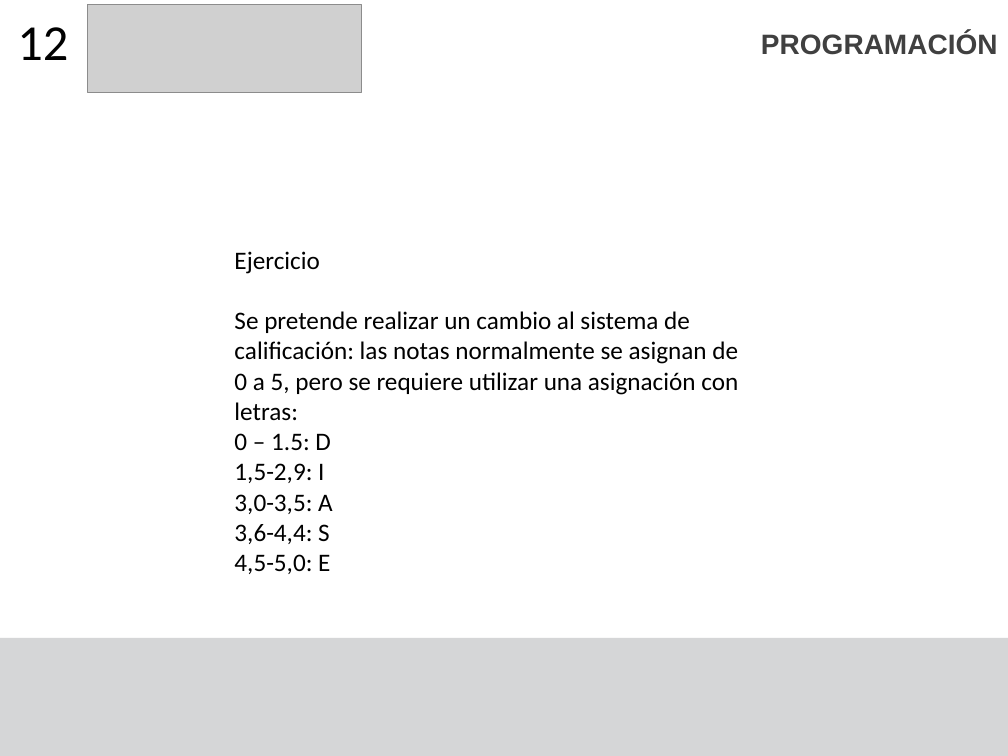
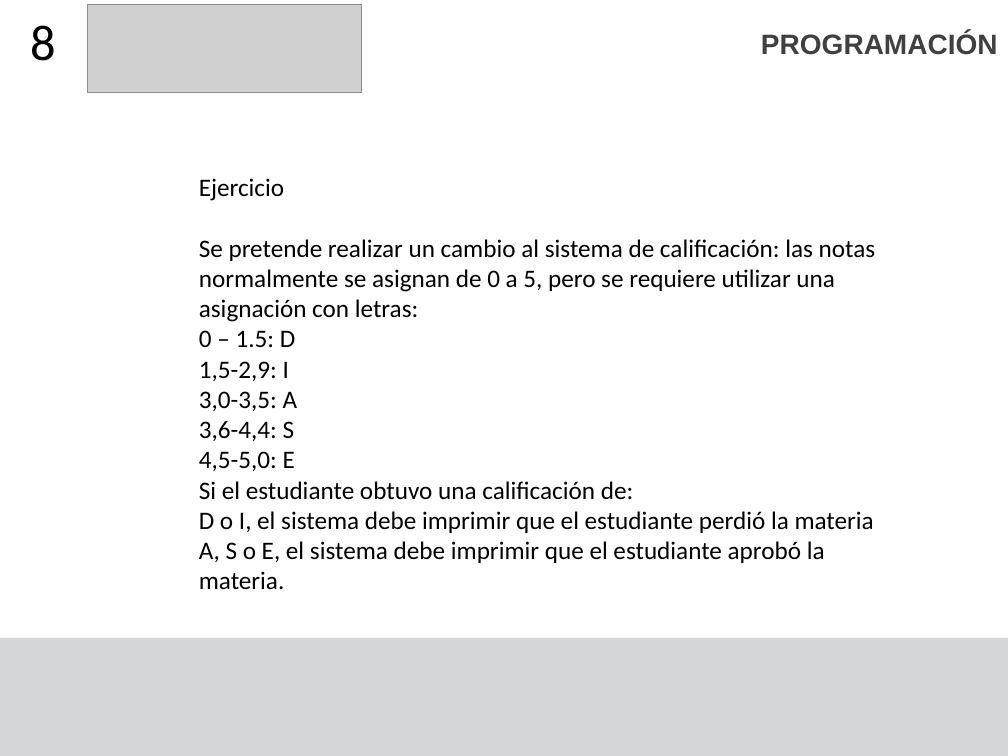
Before and after one commit to F4bian1012/Intro_Programacion, a slide deck: slide 8 of Sesion_4/Condicionales y ciclos.pptx (slide 13 before the commit). Drawn at 1008x756 pixels with LibreOffice and Linux fonts; fonts in the diff are those of the drawing; grey boxes stand for pictures. Boxes give left, top, right and bottom in pixels: in the first picture for what was removed or moved away, otherwise in the second. Text is boxed around its words. In the diff, an @@ line names an element or a change of style, - is before the commit and + after.

```diff
--- a/Sesion_4/Condicionales y ciclos.pptx
+++ b/Sesion_4/Condicionales y ciclos.pptx
@@ title at (30, 25, 56, 61): text changed @@
-12
+8
@@ text "Ejercicio": place and size @@
-text "Ejercicio" at (234, 251, 738, 574)
+text "Ejercicio" at (199, 178, 876, 589)
@@ text at (199, 481, 874, 589): paragraphs added @@
+Si el estudiante obtuvo una calificación de:
+D o I, el sistema debe imprimir que el estudiante perdió la materia
+A, S o E, el sistema debe imprimir que el estudiante aprobó la materia.
```
Also in this commit, not shown: 9 other slides changed, 1 slide added, 17 slides removed, 2 other files.
